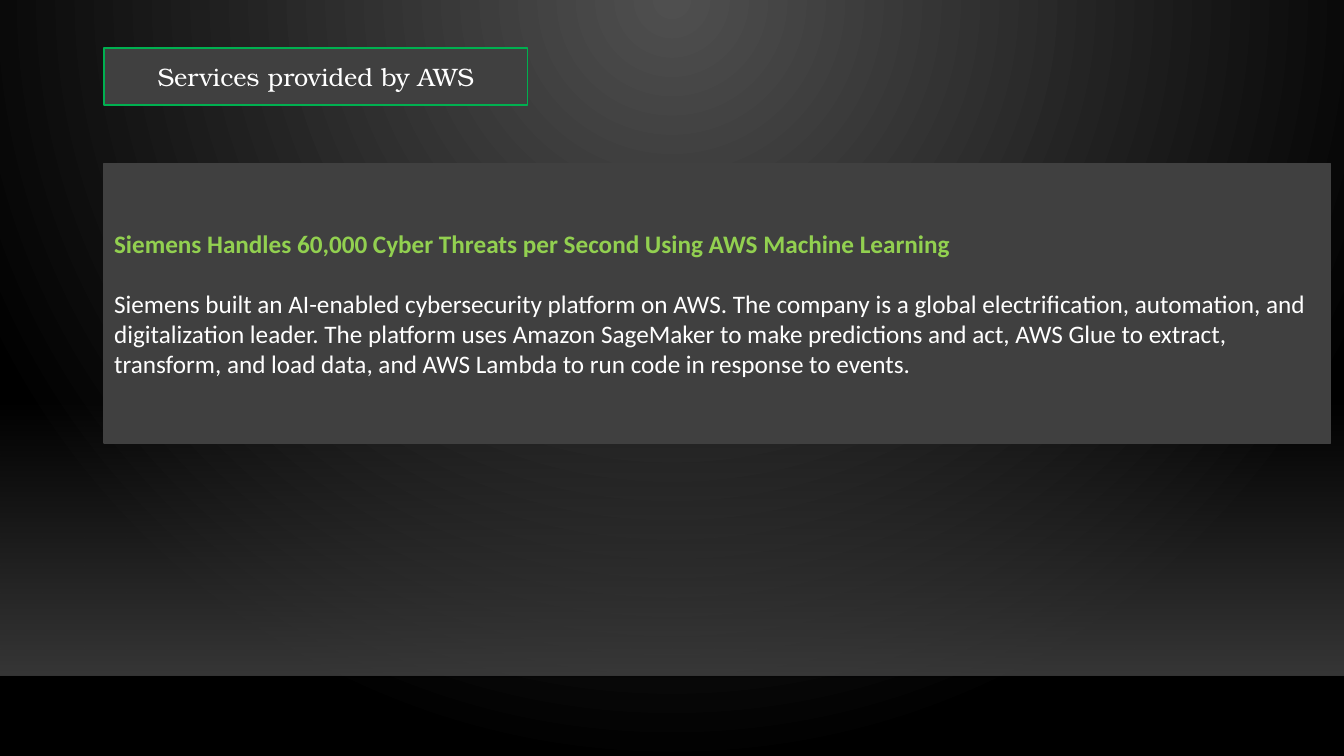
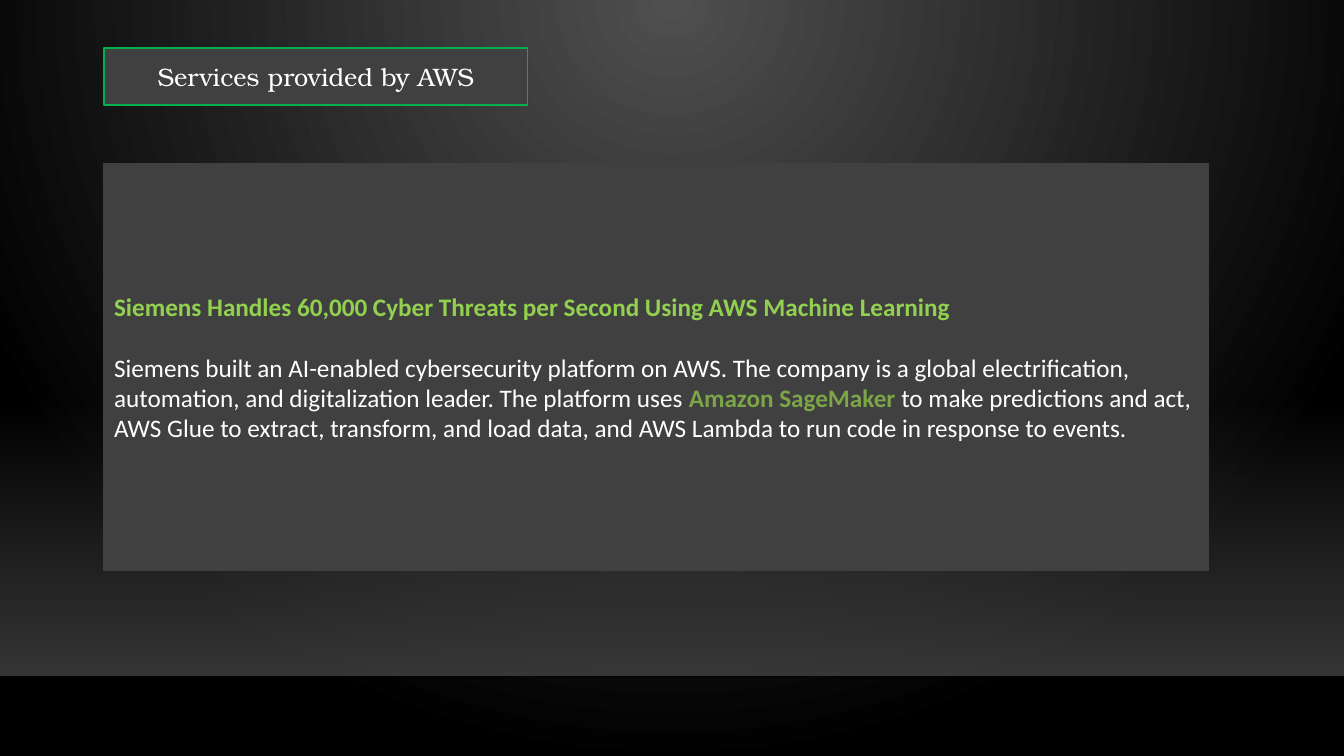
Before and after one commit to Sourabh080299/SEM6_assingments, a slide deck: slide 12 of CC/U19CS082.pptx. Drawn at 1344x756 pixels with LibreOffice and Linux fonts; fonts in the diff are those of the drawing; background and template pictures are left out. Boxes give left, top, right and bottom in pixels: in the first picture for what was removed or moved away, otherwise in the second. Text is boxed around its words. In the diff, an @@ line names an element or a change of style, - is before the commit and + after.

```diff
--- a/CC/U19CS082.pptx
+++ b/CC/U19CS082.pptx
@@ rectangle "Siemens Handles 60,000 Cyber Threats ...": place and size @@
-rectangle "Siemens Handles 60,000 Cyber Threats ..." at <box>104,163,1331,444</box>
+rectangle "Siemens Handles 60,000 Cyber Threats ..." at <box>104,163,1209,571</box>
@@ text in rectangle at <box>114,359,1191,441</box>: text colour #FFFFFF to #7CA547, bold on in "Amazon SageMaker" @@
```
Also in this commit, not shown: 8 other slides changed.
